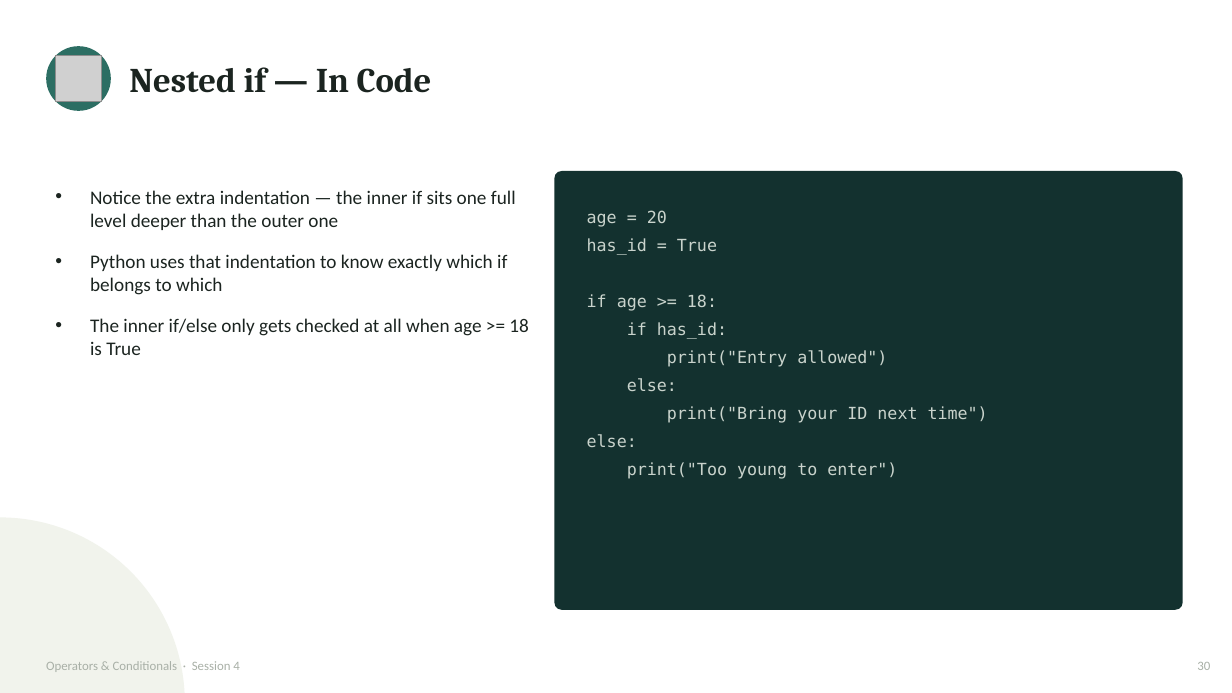
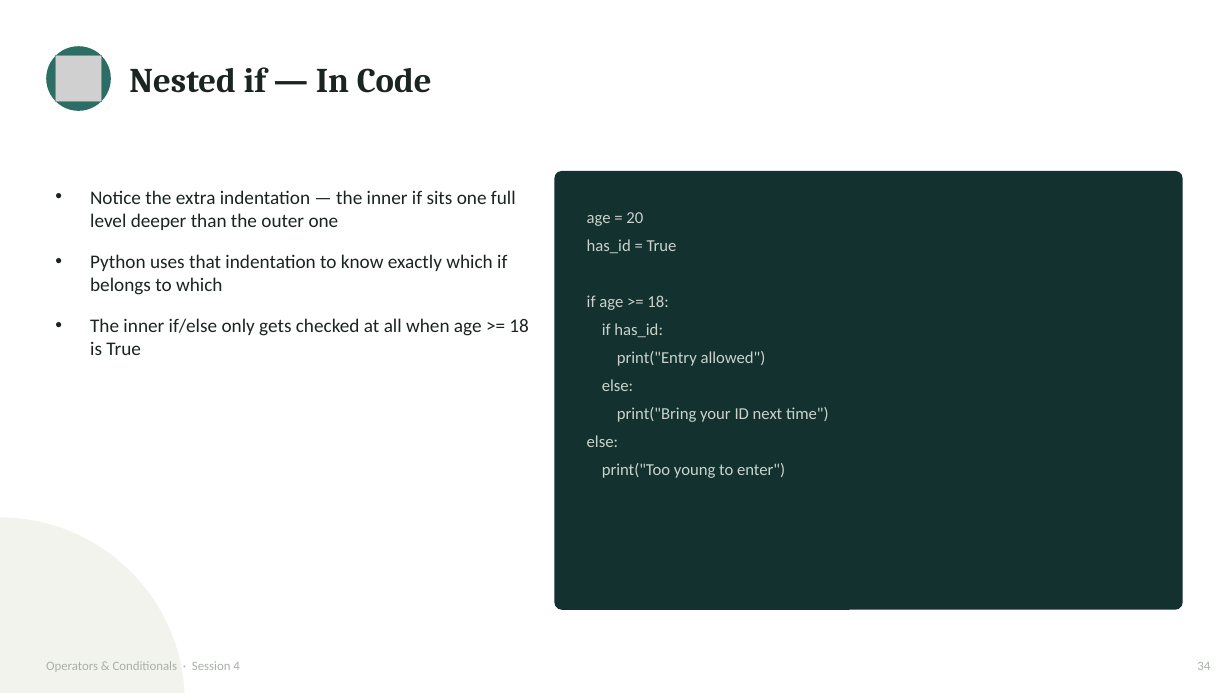
Before and after one commit to waseem-development/ai-ml-course, a slide deck: slide 34 of slides/3_session4_operators_conditionals.pptx (slide 30 before the commit). Drawn at 1232x693 pixels with LibreOffice and Linux fonts; fonts in the diff are those of the drawing; grey boxes stand for pictures. Boxes give left, top, right and bottom in pixels: in the first picture for what was removed or moved away, otherwise in the second. Text is boxed around its words. In the diff, an @@ line names an element or a change of style, - is before the commit and + after.

```diff
--- a/slides/3_session4_operators_conditionals.pptx
+++ b/slides/3_session4_operators_conditionals.pptx
@@ text "age = 20" at [587,212,829,478]: font DejaVu Sans Mono to Calibri @@
@@ text at [1197,662,1210,670]: text changed @@
-30
+34
```
Also in this commit, not shown: 41 other slides changed, 7 slides added, 5 other files.
